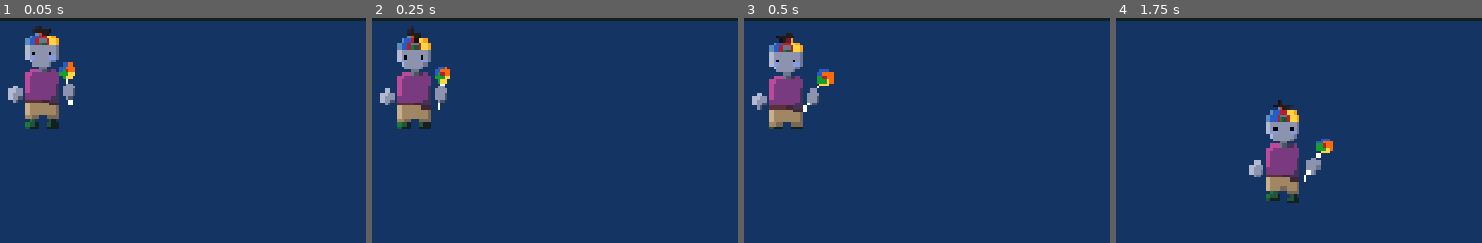
Above: before the commit, frames 1-4 (left to right).
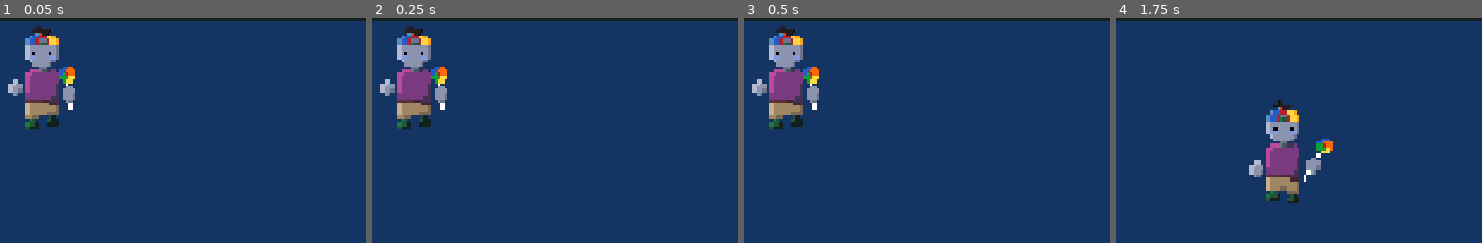
Above: after the commit, the same moments.

Repository: joDis06/duoGodotProject
Game: Godot game, scene res://node_2d.tscn
The game is run twice, just before and just after one commit, with the same random seed, the same clock (stepped at 60 frames per second) and the same inputs.
Inputs:
- Up to frame 1 (0.05 s): no input
- Up to frame 2 (0.25 s): no input
- Up to frame 3 (0.5 s): no input
- Up to frame 4 (1.75 s): hold D (move_right) 0.53-1.28 s; hold S (move_down) from 1.28 s (still down)
The pictures show only the part of the screen within x 10-60%, y 5-55%; the shares and areas given below are measured in that part.

The runs differ from the first frame. In frame 1, 0.9% of the frame differs, in the area x 2-21%, y 19-50%; in frame 2, 2.4%; in frame 3, 3.7%, in the area x 2-25%, y 3-50%; in frame 4, nothing differs.

Commit message:
fix movement and idle anim logic

Diff:
--- a/Player.tscn
+++ b/Player.tscn
@@ -307,7 +307,7 @@
 
 [node name="AnimatedSprite2D" type="AnimatedSprite2D" parent="." unique_id=1694872249]
 sprite_frames = SubResource("SpriteFrames_wi0c6")
-animation = &"walking_left"
+animation = &"walking_forward"
 
 [node name="CollisionShape2D" type="CollisionShape2D" parent="." unique_id=1874989356]
 position = Vector2(0, 2)
--- a/player.gd
+++ b/player.gd
@@ -17,38 +17,69 @@
 
 # Called every frame. 'delta' is the elapsed time since the previous frame.
 func _process(delta: float) -> void:
+	# Handle Movement
 	var velocity = Vector2.ZERO
 	if Input.is_action_pressed("move_right"):
-		last_move = Directions.RIGHT
-		$AnimatedSprite2D.play("walking_right")
 		velocity.x += 1
 	if Input.is_action_pressed("move_left"):
-		last_move = Directions.LEFT
-		$AnimatedSprite2D.play("walking_left")
 		velocity.x -= 1
 	if Input.is_action_pressed("move_down"):
-		last_move = Directions.DOWN
-		$AnimatedSprite2D.play("walking_forward")
 		velocity.y += 1
 	if Input.is_action_pressed("move_up"):
-		last_move = Directions.UP
-		$AnimatedSprite2D.play("walking_backward")
 		velocity.y -= 1
 
 	if velocity.length() > 0:
 		velocity = velocity.normalized() * speed
-	else:
-		# Play Idle when stopped
-		match last_move:
-			Directions.RIGHT:
-				$AnimatedSprite2D.play("idle_right")
-			Directions.LEFT:
-				$AnimatedSprite2D.play("idle_left")
-			Directions.UP:
-				$AnimatedSprite2D.play("idle_backward") # wrong but lol
-			Directions.DOWN:
-				$AnimatedSprite2D.play("idle_forward")
-
 	position += velocity * delta
 	position = position.clamp(Vector2.ZERO, screen_size)
 	print(position)
+
+	# Handle animations
+	# Cursed block of logic (this can be condensed by I don't really feel like it)
+	# Please refer to the truth table for guidance:
+	# +---+---------+
+	# |:3c| W A S D |
+	# +---+---------+
+	# | W | B B X B |
+	# | A | B L F X |
+	# | S | X F F F |
+	# | D | B X F R |
+
+	#Left (and by extension combined up and down animation logic)
+	if Input.is_action_pressed("move_left"):
+		if Input.is_action_pressed("move_up"):
+			$AnimatedSprite2D.play("walking_backward")
+			return
+		if Input.is_action_pressed("move_down"):
+			$AnimatedSprite2D.play("walking_forward")
+			return
+		$AnimatedSprite2D.play("walking_left")
+		return
+	#Right (and by extension combined up and down animation logic)
+	if Input.is_action_pressed("move_right"):
+		if Input.is_action_pressed("move_up"):
+			$AnimatedSprite2D.play("walking_backward")
+			return
+		if Input.is_action_pressed("move_down"):
+			$AnimatedSprite2D.play("walking_forward")
+			return
+		$AnimatedSprite2D.play("walking_right")
+		return
+	#Pure up and down logic
+	if Input.is_action_pressed("move_up"):
+		$AnimatedSprite2D.play("walking_backward")
+		return
+	if Input.is_action_pressed("move_down"):
+		$AnimatedSprite2D.play("walking_forward")
+		return
+
+	# Idle anims (can use just released because
+	# if moving then would've broken out of function)
+	if Input.is_action_just_released("move_left"):
+		$AnimatedSprite2D.play("idle_left")
+	if Input.is_action_just_released("move_right"):
+		$AnimatedSprite2D.play("idle_right")
+	if Input.is_action_just_released("move_up"):
+		$AnimatedSprite2D.play("idle_backward")
+	if Input.is_action_just_released("move_down"):
+		$AnimatedSprite2D.play("idle_forward")
